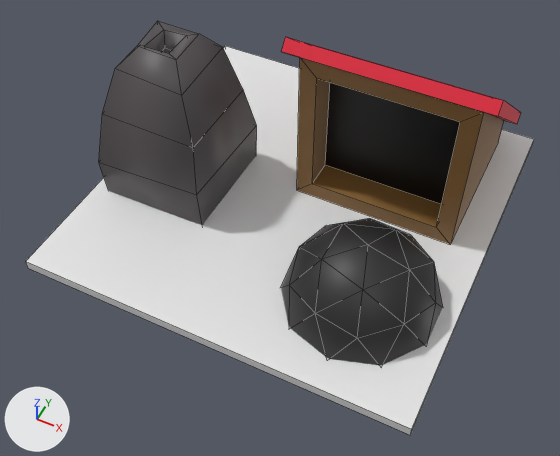
Before and after pictures for a commit that changed the FBX model Assets/Models/Structures/CoalHouse.fbx.
Camera for both pictures: a camera (50 mm lens) standing at (14.4, -31.5, 36.0) and looking at (0.8, -4.3, 1.9). Lighting does not change. The marker at lower left points along +X, +Y and +Z. The older version comes first. Mesh edges are drawn as thin lines. Where no turn or scale is listed for an object, it has been applied to the vertices.

Names of what the first picture shows: 'Coal', 'Cube', 'Cube.001', 'Platform'.
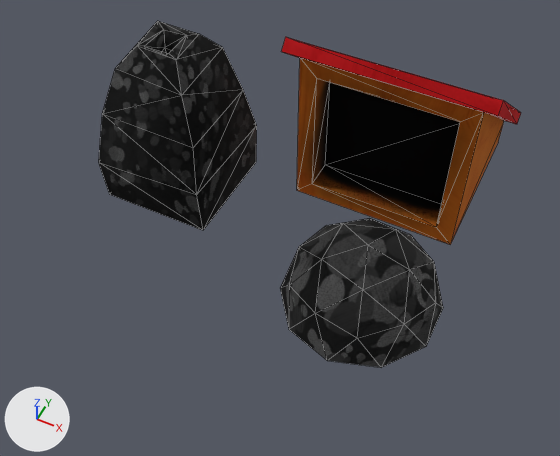
Commit message: Coal House

Where the newer file only moved an object's origin or applied its transform, the numbers keep the older frame.

Diff of the bpy script that builds the scene:
```diff
--- a/Assets/Models/Structures/CoalHouse.fbx.py
+++ b/Assets/Models/Structures/CoalHouse.fbx.py
@@ img_coal_house_texture_png @@
+img_coal_house_texture_png = load_image('Coal House Texture.png', '../../2D/Coal House Texture/Coal House Texture.png', 1024, 1024, 'sRGB')
@@ mat_coal_house_material @@
+mat_coal_house_material = principled_material('Coal House Material')
+mat_coal_house_material.texture = img_coal_house_texture_png
+mat_coal_house_material.metallic = 0.7
+mat_coal_house_material.roughness = 1.0
@@ me_cube_005 @@
 # used by ob_cube_001; location = (4.84, 4.52, 5.33)
-me_cube_005.from_pydata(...)  # 28 vertices, 26 faces; spans x -5.96..5.96, y -4.74..7.33, z -5.04..6.4
-me_cube_005.materials.append(mat_material)  # red #e71e3a
-me_cube_005.materials.append(mat_material_006)  # brown #8a6534
-me_cube_005.materials.append(mat_material_007)  # black #000000
+me_cube_005.from_pydata(...)  # 28 vertices, 52 faces; spans x -5.96..5.96, y -4.74..7.33, z -5.04..6.4
+# me_cube_005 part 2
+# 26 faces are deleted
+# 52 new faces join them
+me_cube_005.materials.append(mat_coal_house_material)  # picture img_coal_house_texture_png
@@ me_cube @@
 # used by ob_cube; location = (-7.6, -1.53, 7.03)
-me_cube.from_pydata(...)  # 28 vertices, 26 faces; spans x -3.71..3.55, y -3.83..3.81, z -7.3..3.57
-me_cube.materials.append(mat_material_008)  # dark grey #534e50
+me_cube.from_pydata(...)  # 28 vertices, 52 faces; spans x -3.71..3.55, y -3.83..3.81, z -7.3..3.57
+# me_cube part 1
+# 26 faces are deleted
+# 52 new faces join them
+me_cube.materials.append(mat_coal_house_material)  # picture img_coal_house_texture_png
@@ me_coal @@
 me_coal.from_pydata(...)  # 26 vertices, 40 faces; spans x -4.43..4.43, y -4.66..4.66, z -1.81..2.85
-me_coal.materials.append(mat_material_002)  # black #292929
+me_coal.materials.append(mat_coal_house_material)  # picture img_coal_house_texture_png
@@ ob_platform @@
-ob_platform = bpy.data.objects.new('Platform', me_platform)
-ob_platform.location = (0.0, 0.0, 0.0)
```

Where the change shows, as pixel boxes (x1, y1, x2, y2) in the pictures (560 x 456 px):
'Platform', deleted: before (26, 46, 534, 435)
'Cube.001', reshaped: before (281, 37, 521, 244); after (281, 37, 521, 245)
'Cube', reshaped, recoloured (dark grey to black): before (99, 21, 257, 225); after (99, 21, 257, 230)
'Coal', recoloured (darker): (281, 218, 443, 365) in both
